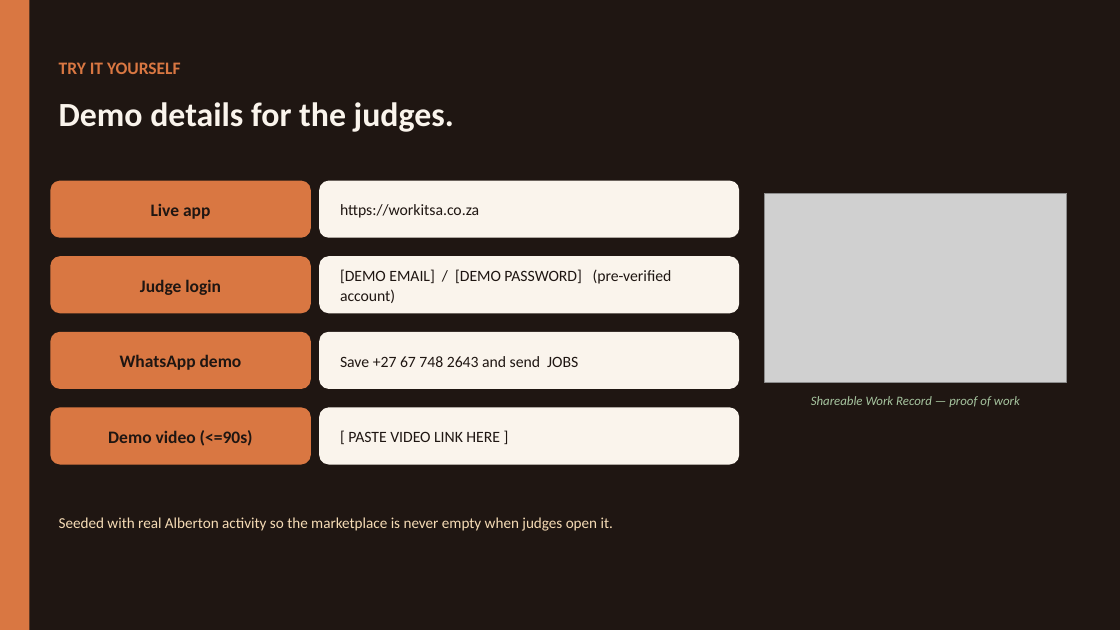
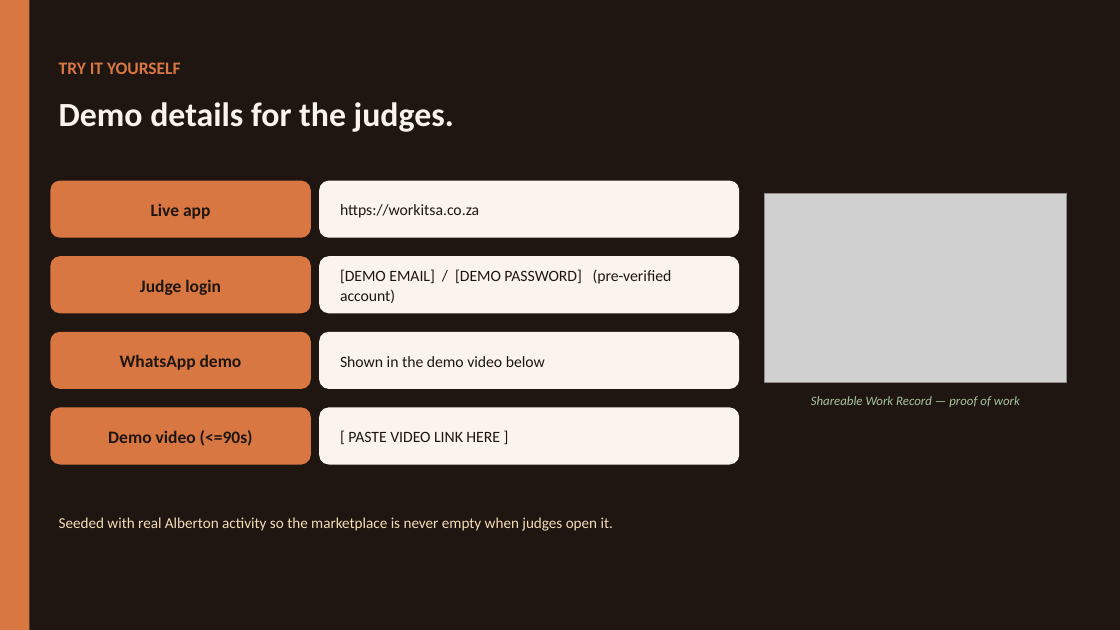
Before and after one commit to chepscreate/workitsa-hackathon, a slide deck: slide 6 of Documents/WorkitSA - FNB Hackathon Deck.pptx. Drawn at 1120x630 pixels with LibreOffice and Linux fonts; fonts in the diff are those of the drawing; grey boxes stand for pictures. Boxes give left, top, right and bottom in pixels: in the first picture for what was removed or moved away, otherwise in the second. Text is boxed around its words. In the diff, an @@ line names an element or a change of style, - is before the commit and + after.

```diff
--- a/Documents/WorkitSA - FNB Hackathon Deck.pptx
+++ b/Documents/WorkitSA - FNB Hackathon Deck.pptx
@@ text at <box>340,356,545,367</box>: text changed @@
-Save +27 67 748 2643 and send JOBS
+Shown in the demo video below
```
Also in this commit, not shown: 2 other slides changed, 8 other files.
